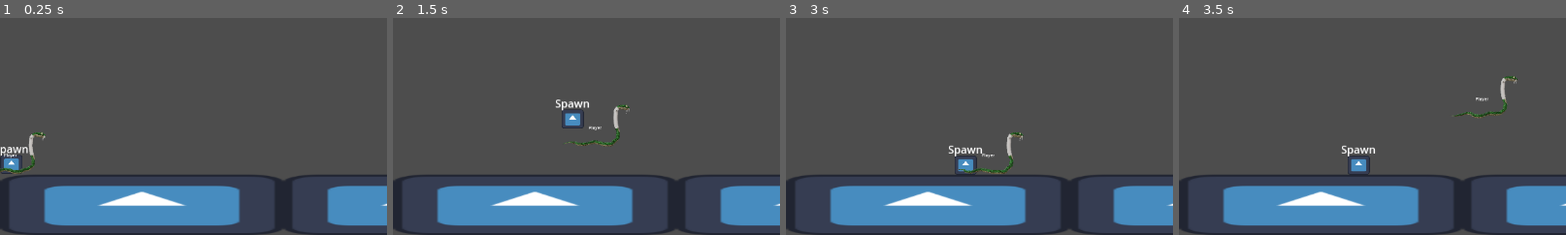
Above: before the commit, frames 1-4 (left to right).
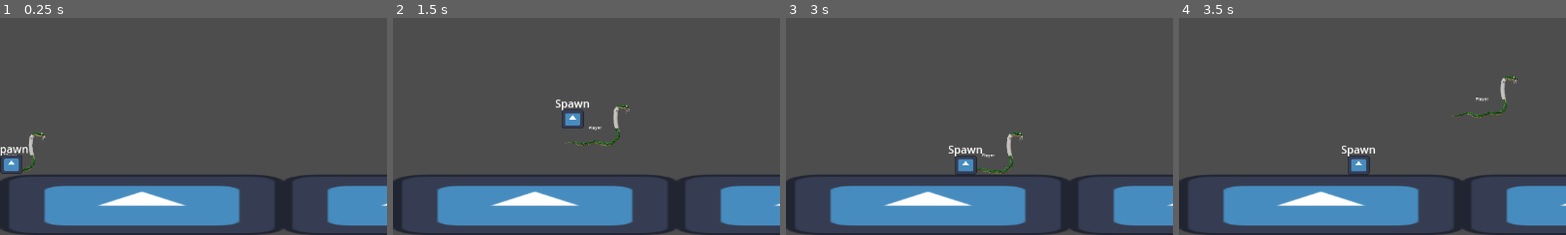
Above: after the commit, the same moments.

Repository: MrDreamhost/gmtk-jam-2025
Game: Godot game, scene res://game/main.tscn
Same seed, same stepped clock (60 frames per second), same inputs: the game is played once before the commit and once after it. The engine's default icon, where the game draws it, is replaced by a stand-in: a white triangle on a blue panel in a dark square.
Inputs:
- Up to frame 1 (0.25 s): no input
- Up to frame 2 (1.5 s): hold D (player_right) from 0.53 s (still down); tap Shift (set_spawn_point) at 0.6, 1.35 s; tap Space (player_jump) at 0.77 s
- Up to frame 3 (3 s): tap Space (player_jump) at 1.52 s; release D (player_right) at 2.03 s; hold A (player_left) 2.03-2.78 s; tap Shift (set_spawn_point) at 2.1, 2.85 s; hold D (player_right) from 2.78 s (still down)
- Up to frame 4 (3.5 s): keep holding D (player_right); tap Space (player_jump) at 3.02 s
The pictures show only the part of the screen within x 0-50%, y 50-100%; the shares and areas given below are measured in that part.

The runs differ from the first frame. In frame 1, 0.1% of the frame differs, in the area x 0-6%, y 62-72%; in frame 2, nothing differs; in frame 3, less than 0.1%; in frame 4, nothing differs.

Commit message:
Added ability to load levels in main

Diff:
--- a/game/main.gd
+++ b/game/main.gd
@@ -2,11 +2,12 @@
 
 
 @onready var player_recorder: ReplayRecorder = $PlayerRecorder
-@onready var level: Level = $TestLevel
 @onready var loop_timer: Timer = $LoopTimer
 @onready var label: Label = $CanvasLayer/Label
 @onready var player: Player = $Player
 
+var test_level: PackedScene = preload("res://level/test_level/test_level.tscn")
+var current_level: Level
 var spawned_ghosts: Array[PlayerGhost] = []
 var current_loop: int = 1
 var changed_spawn: bool = false
@@ -14,7 +15,7 @@
 
 # Called when the node enters the scene tree for the first time.
 func _ready() -> void:
-	self.respawn_player()
+	self.load_level(self.test_level.instantiate())
 
 
 # Called every frame. 'delta' is the elapsed time since the previous frame.
@@ -23,7 +24,7 @@
 
 	if Input.is_action_just_pressed("set_spawn_point"):
 		self.changed_spawn = true
-		self.level.set_spawn_point(self.player.global_position)
+		self.current_level.set_spawn_point(self.player.global_position)
 
 	if Input.is_action_just_pressed("reset_level"):
 		self.reset_level()
@@ -35,7 +36,7 @@
 
 
 func respawn_player() -> void:
-	self.player.global_position = self.level.spawn_point.global_position
+	self.player.global_position = self.current_level.spawn_point.global_position
 	self.player.velocity = Vector2(0,0)
 
 
@@ -51,8 +52,8 @@
 
 func reset_level() -> void:
 	self.loop_timer.stop()
-	self.player.global_position = self.level.initial_spawn_position
-	self.level.set_spawn_point(self.level.initial_spawn_position)
+	self.player.global_position = self.current_level.initial_spawn_position
+	self.current_level.set_spawn_point(self.current_level.initial_spawn_position)
 	for ghost: PlayerGhost in self.spawned_ghosts:
 		ghost.queue_free()
 	self.spawned_ghosts.clear()
@@ -76,5 +77,10 @@
 	self.label.text = "Loop: %d\nTime: %.2f" % [self.current_loop, self.loop_timer.time_left]
 
 
+func load_level(level: Level) -> void:
+	self.current_level = level
+	self.add_child(self.current_level)
+	self.respawn_player()
+
 func _on_loop_timer_timeout() -> void:
 	self.reset_loop()
--- a/game/main.tscn
+++ b/game/main.tscn
@@ -1,14 +1,11 @@
-[gd_scene load_steps=5 format=3 uid="uid://d2iwwq2sfgujk"]
+[gd_scene load_steps=4 format=3 uid="uid://d2iwwq2sfgujk"]
 
 [ext_resource type="Script" uid="uid://dflftgnlarl0a" path="res://game/main.gd" id="1_xtpaf"]
-[ext_resource type="PackedScene" uid="uid://j204ye1j7wlr" path="res://level/test_level/test_level.tscn" id="2_xtpaf"]
-[ext_resource type="PackedScene" uid="uid://c0dapnlli3qqi" path="res://player/player.tscn" id="3_emt18"]
+[ext_resource type="PackedScene" uid="uid://bjhr81ylwwdq4" path="res://player/player.tscn" id="3_emt18"]
 [ext_resource type="Script" uid="uid://4det2vjn1nki" path="res://loop_system/replay_recorder.gd" id="4_vop5m"]
 
 [node name="Main" type="Node2D"]
 script = ExtResource("1_xtpaf")
-
-[node name="TestLevel" parent="." instance=ExtResource("2_xtpaf")]
 
 [node name="Player" parent="." instance=ExtResource("3_emt18")]
 
